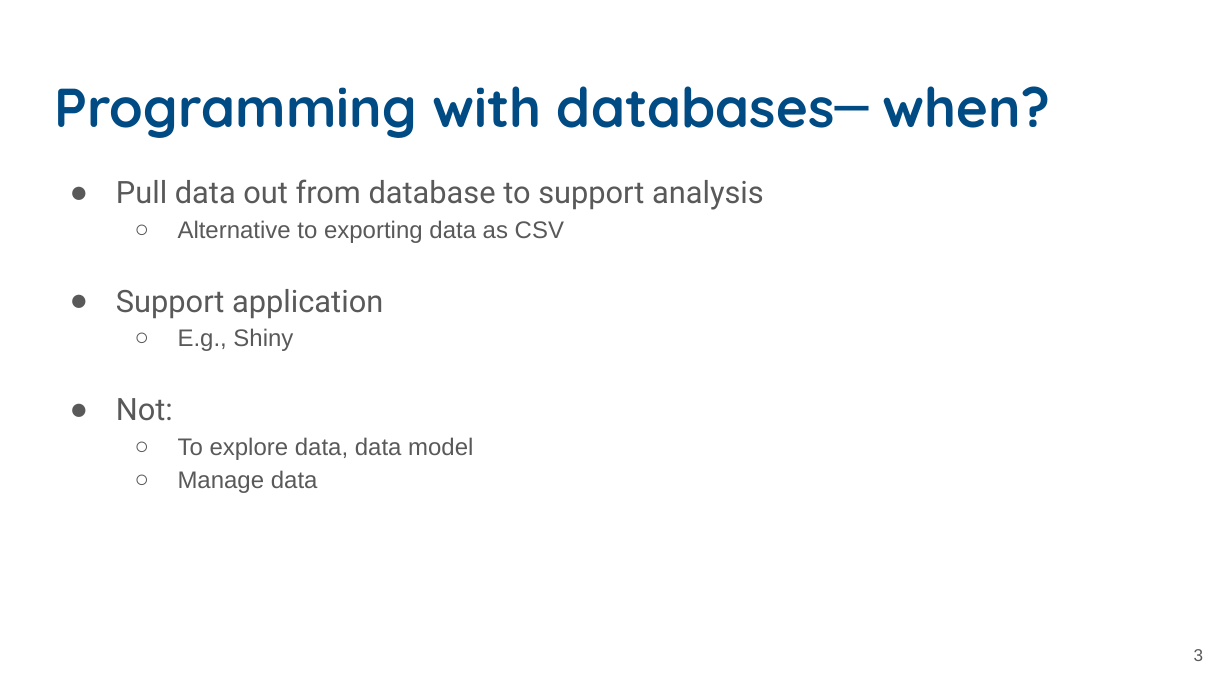
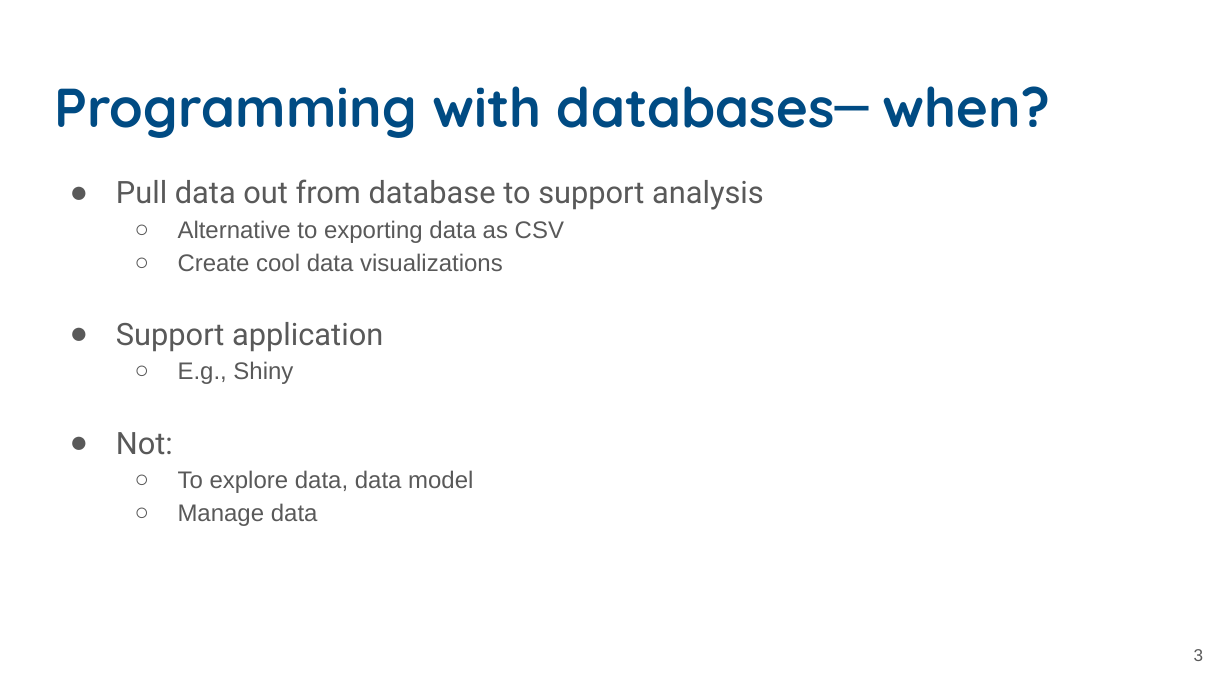
Before and after one commit to UCSB-Library-Research-Data-Services/bren-eds213, a slide deck: slide 3 of modules/week06/slides-06.pptx. Drawn at 1232x693 pixels with LibreOffice and Linux fonts; fonts in the diff are those of the drawing. Boxes give left, top, right and bottom in pixels: in the first picture for what was removed or moved away, otherwise in the second. Text is boxed around its words. In the diff, an @@ line names an element or a change of style, - is before the commit and + after.

Commit message:
minor updates

```diff
--- a/modules/week06/slides-06.pptx
+++ b/modules/week06/slides-06.pptx
@@ text at box(178, 253, 503, 271): paragraph added @@
+  ○ Create cool data visualizations
```
Also in this commit, not shown: 1 other slide changed.
